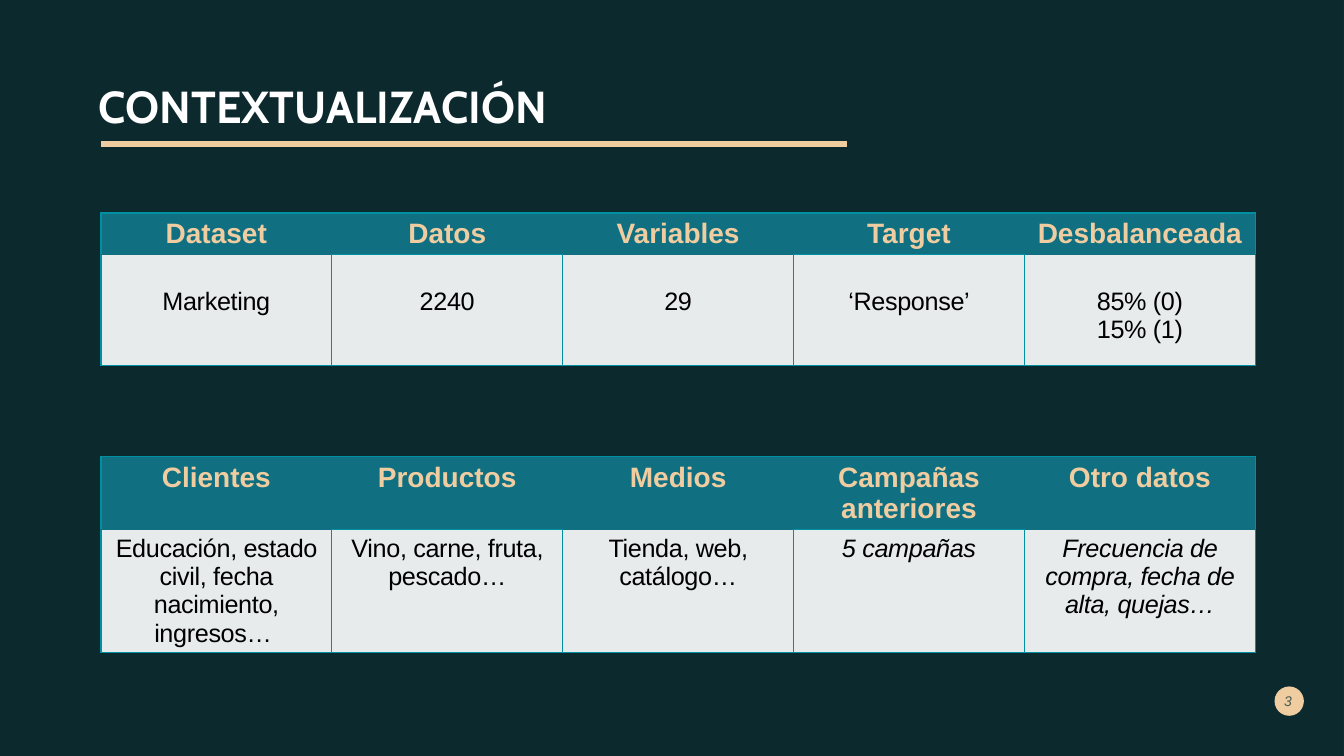
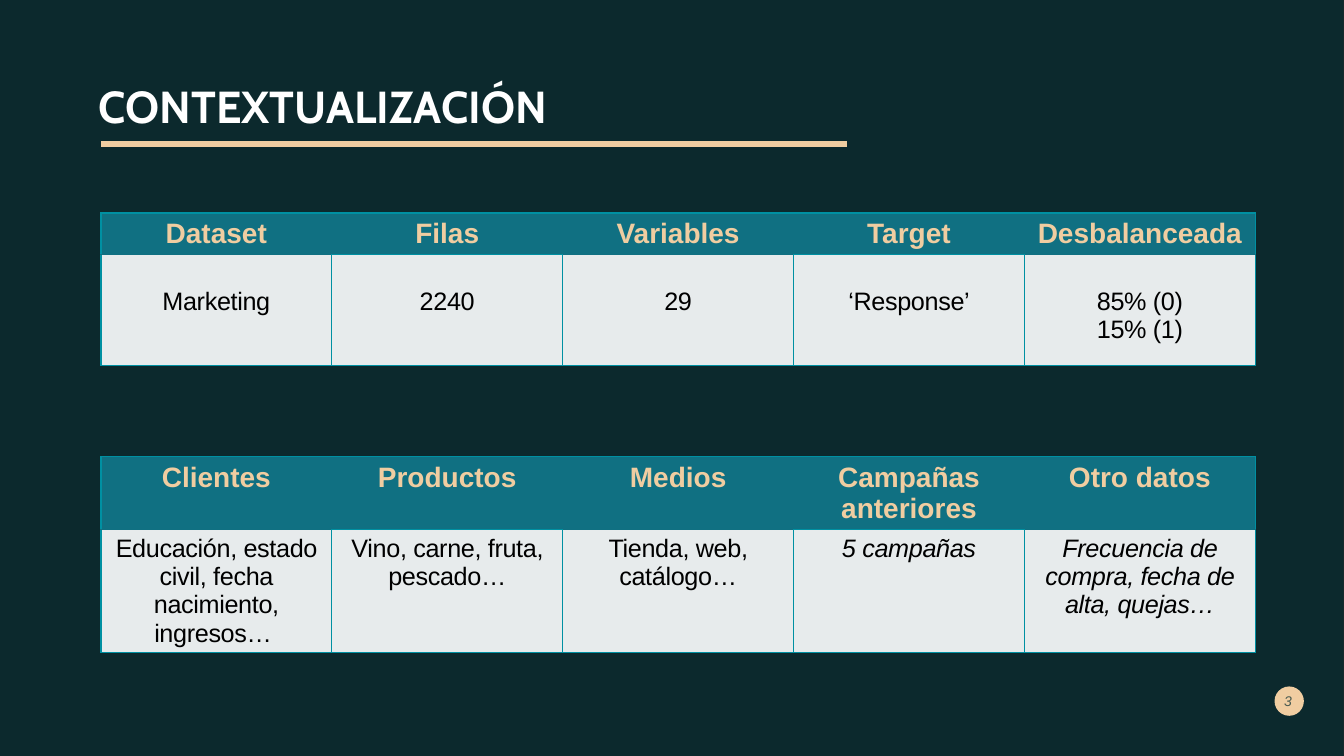
Before and after one commit to ANG112/Proyecto_ML, a slide deck: slide 3 of 00_PROYECTO_ML/Presentacion_proyecto_00.pptx. Drawn at 1344x756 pixels with LibreOffice and Linux fonts; fonts in the diff are those of the drawing; background and template pictures are left out; a plain dark background stands for a picture behind light text. Boxes give left, top, right and bottom in pixels: in the first picture for what was removed or moved away, otherwise in the second. Text is boxed around its words. In the diff, an @@ line names an element or a change of style, - is before the commit and + after.

```diff
--- a/00_PROYECTO_ML/Presentacion_proyecto_00.pptx
+++ b/00_PROYECTO_ML/Presentacion_proyecto_00.pptx
@@ table at bbox=[101, 213, 1255, 368] @@
-row 1, column 2: Datos
+row 1, column 2: Filas
```
Also in this commit, not shown: 2 other slides changed, 2 other files.
